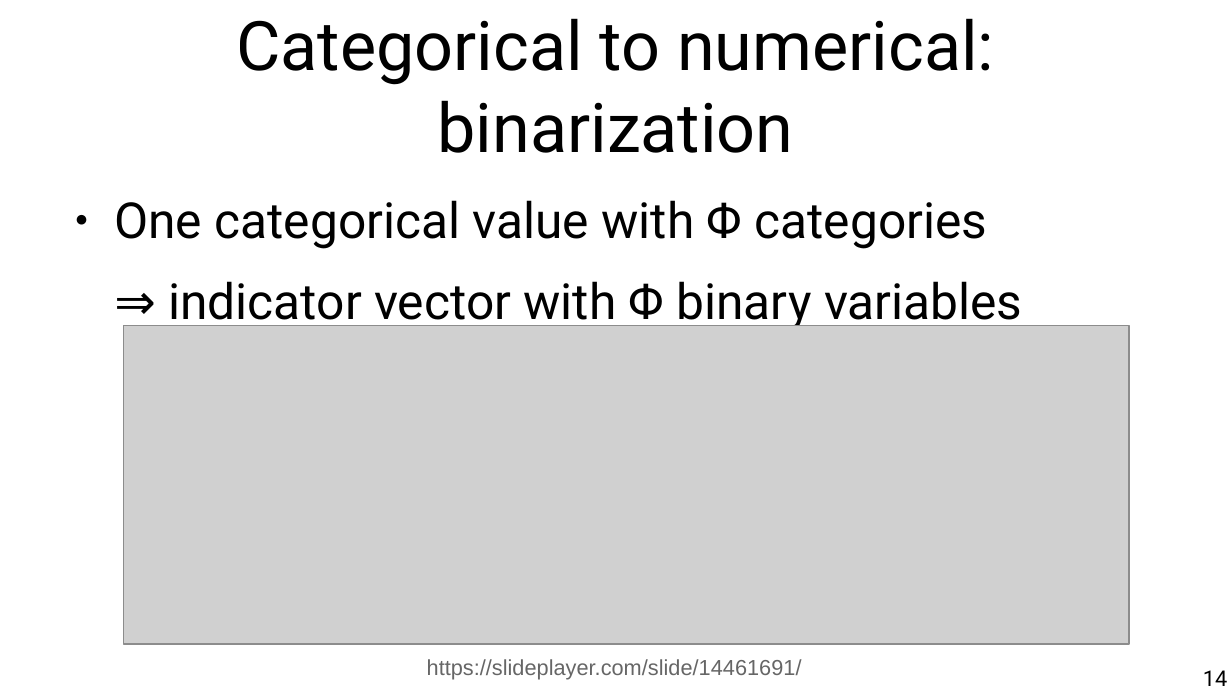
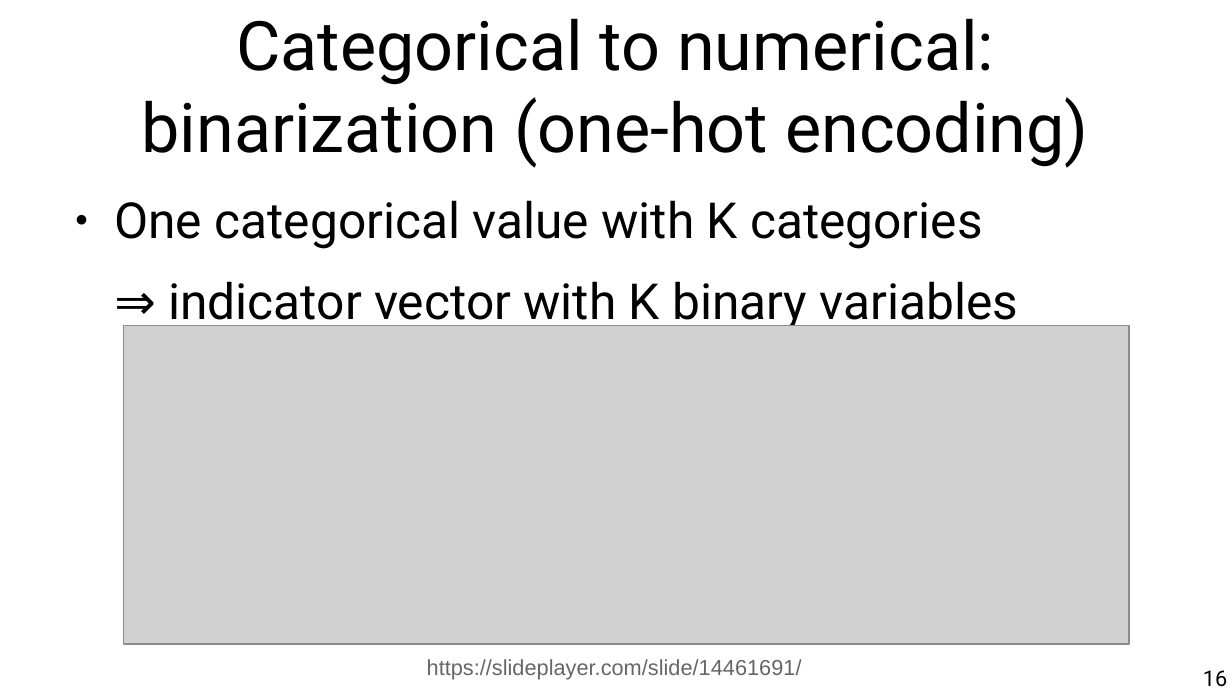
Before and after one commit to chatox/data-mining-course, a slide deck: slide 16 of theory/tt02_data_preparation.odp (slide 14 before the commit). Drawn at 1232x693 pixels with LibreOffice and Linux fonts; fonts in the diff are those of the drawing; grey boxes stand for pictures. Boxes give left, top, right and bottom in pixels: in the first picture for what was removed or moved away, otherwise in the second. Text is boxed around its words. In the diff, an @@ line names an element or a change of style, - is before the commit and + after.

```diff
--- a/theory/tt02_data_preparation.odp
+++ b/theory/tt02_data_preparation.odp
@@ title at bbox=[142, 18, 1088, 168]: text changed @@
-Categorical to numerical: binarization
+Categorical to numerical: binarization (one-hot encoding)
@@ text at bbox=[114, 200, 1018, 331]: text changed @@
-● One categorical value with Φ categories
-⇒ indicator vector with Φ binary variables
+● One categorical value with K categories
+⇒ indicator vector with K binary variables
@@ page number at bbox=[1203, 670, 1227, 687]: text changed @@
-14
+16
```
Also in this commit, not shown: 30 other slides changed, 8 slides added, 12 slides removed.
